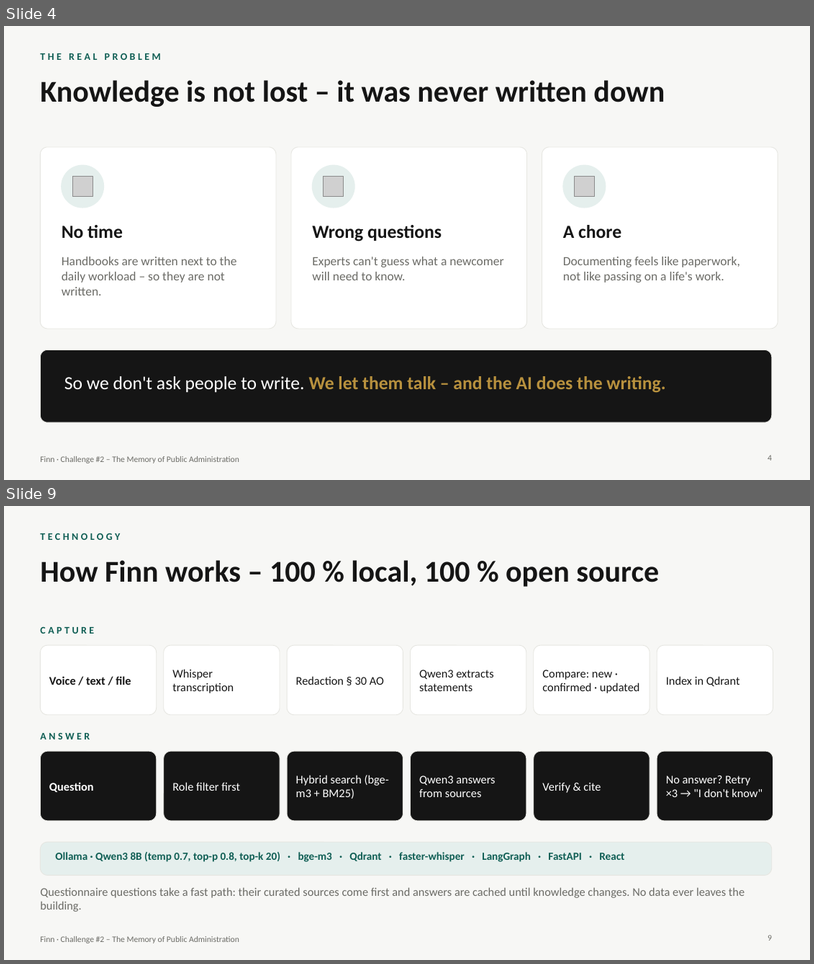
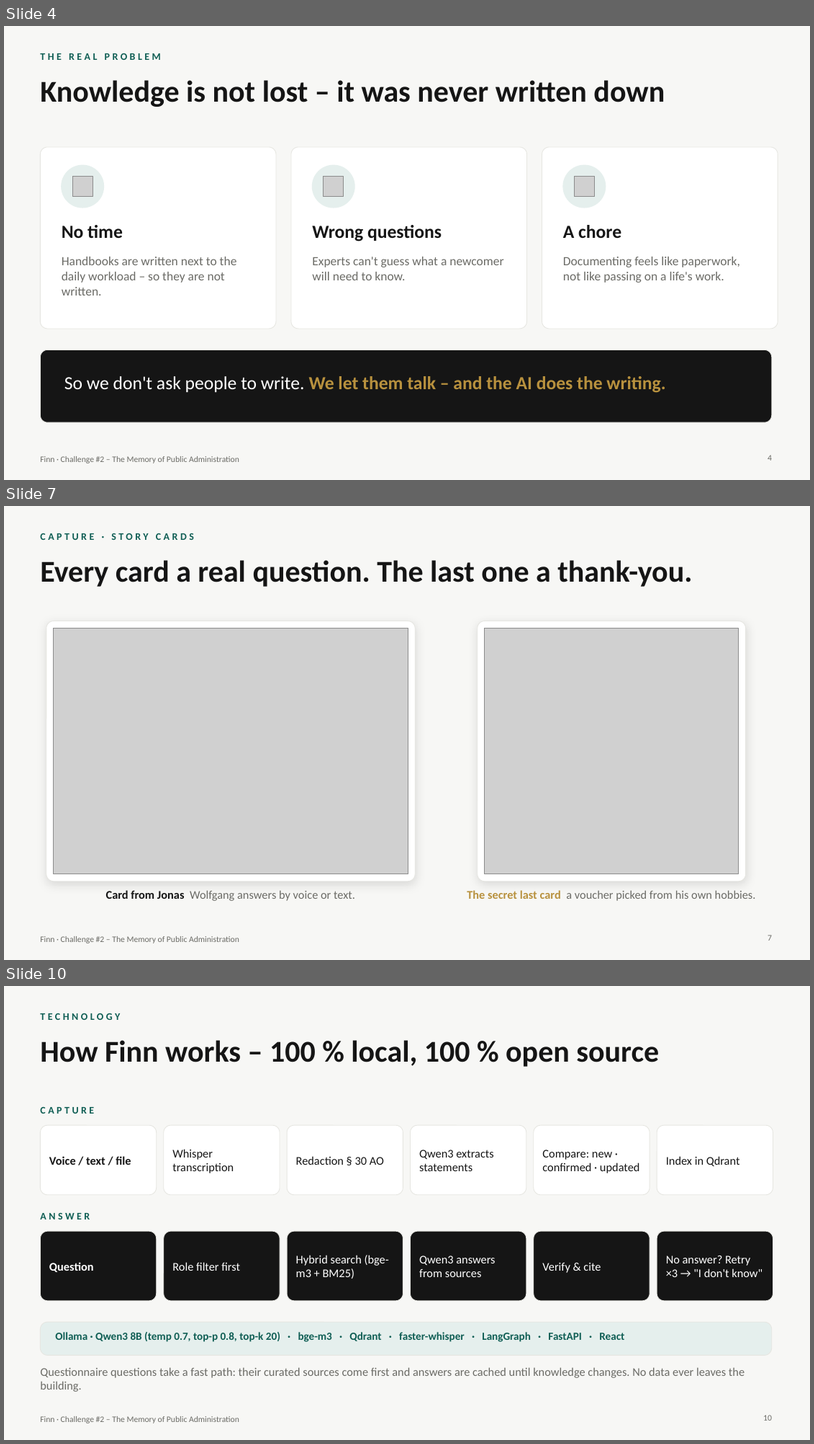
Before and after one commit to Akshai-Athota/MOE, a slide deck: presentation/Finn_Pitch.pptx. Shown one above the other, each under a label of ours: slides 4 and 9 before the commit, slides 4, 7 and 10 after it; the slides between them are not shown. The pictures are 814x964 and 814x1444 pixels, drawn with LibreOffice and Linux fonts; fonts in the diff are those of the drawing; grey boxes stand for pictures. Boxes give left, top, right and bottom in pixels: in the first picture for what was removed or moved away, otherwise in the second. Text is boxed around its words. In the diff, an @@ line names an element or a change of style, - is before the commit and + after.

```diff
--- a/presentation/Finn_Pitch.pptx
+++ b/presentation/Finn_Pitch.pptx
@@ slide 7 added at box(4, 506, 810, 960), background #F7F7F5; not listed: 1 template element that a slide beside it also shows @@
@@ text added at box(40, 533, 194, 540), 12 pt, text #0F5E54, bold @@
+CAPTURE · STORY CARDS
@@ title added at box(40, 560, 692, 587), 36 pt, text #151515, bold @@
+Every card a real question. The last one a thank-you.
@@ rounded rectangle added at box(46, 621, 415, 881), fill #FFFFFF, outline #E6E6E1 0.75 pt @@
@@ picture added at box(54, 628, 408, 874) @@
@@ rounded rectangle added at box(478, 621, 746, 881), fill #FFFFFF, outline #E6E6E1 0.75 pt @@
@@ picture added at box(485, 628, 739, 874) @@
@@ text added at box(106, 890, 355, 901), 14 pt, text #6B6B66 @@
+Card from Jonas Wolfgang answers by voice or text.
@@ text added at box(467, 890, 756, 901), 14 pt, text #6B6B66 @@
+The secret last card a voucher picked from his own hobbies.
@@ page number added at box(768, 934, 772, 940), 10 pt, text #6B6B66 @@
+7
@@ what was slide 9 is now slide 10 @@
@@ page number at box(764, 1414, 772, 1420): text changed @@
-9
+10
```
Also in this commit, not shown: 5 slides changed, 4 other slides added, 4 slides removed.
